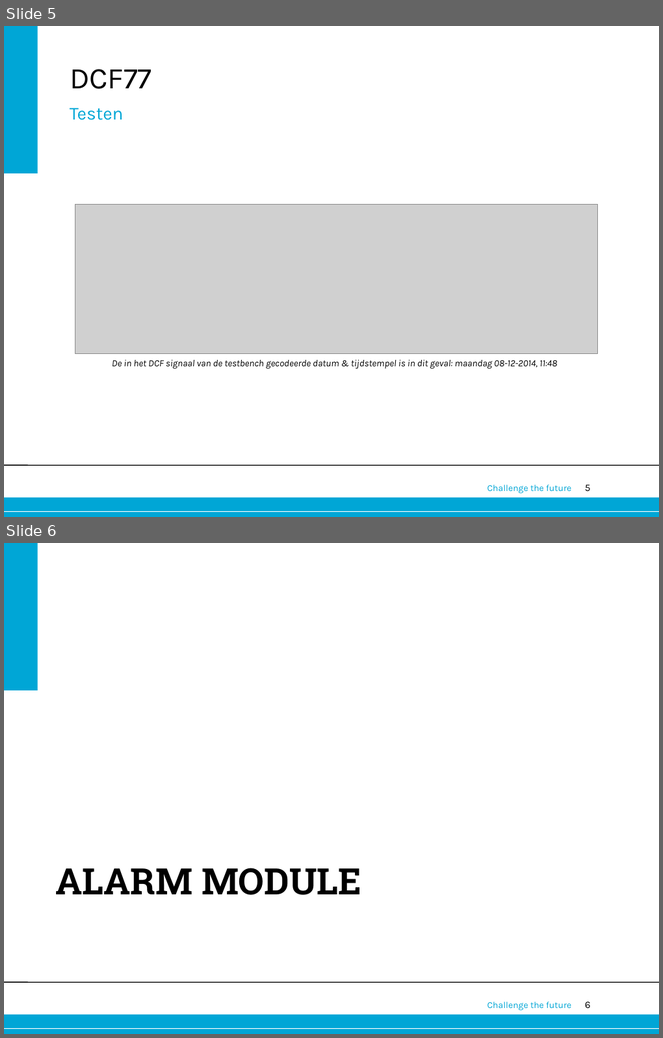
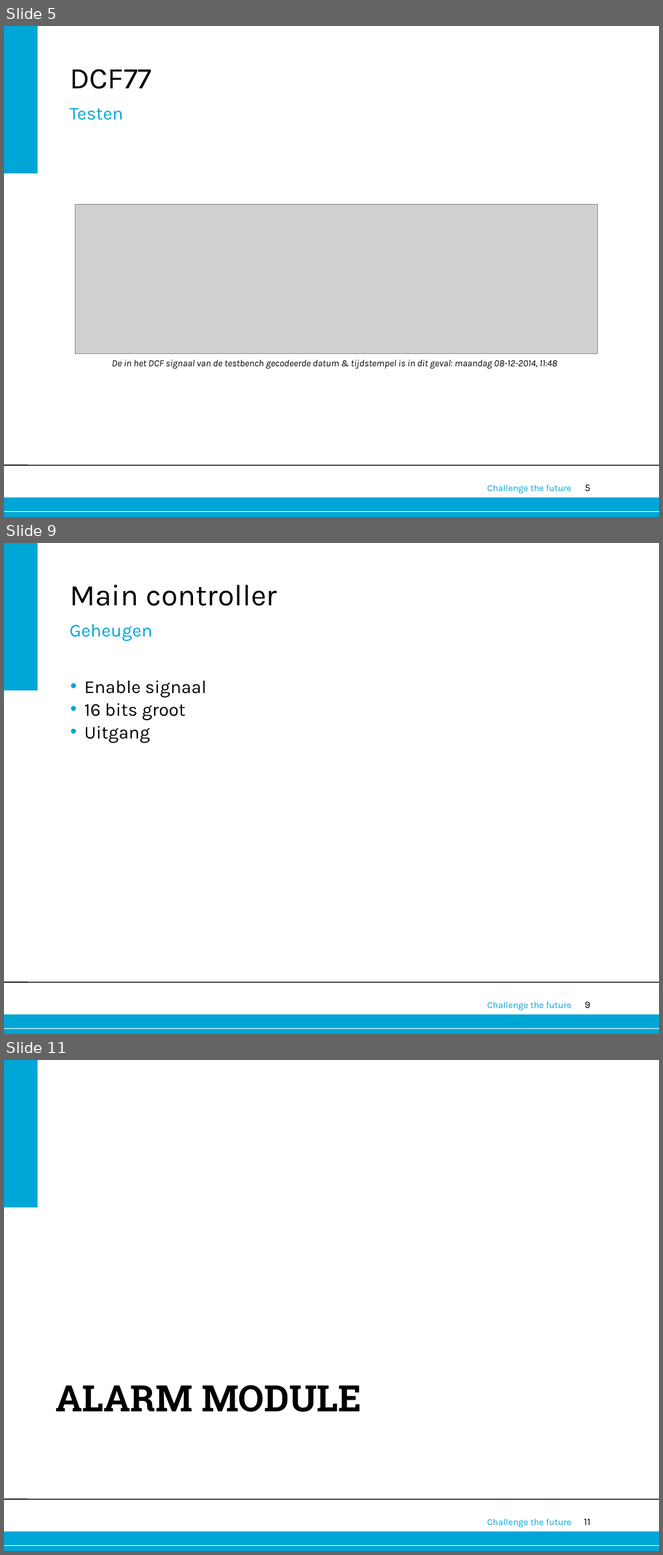
Before and after one commit to Alex-Oudsen/EPO-3, a slide deck: Presentatie/Presentatie groep A1.pptx. Shown one above the other, each under a label of ours: slides 5 and 6 before the commit, slides 5, 9 and 11 after it; the slides between them are not shown. The pictures are 663x1038 and 663x1555 pixels, drawn with LibreOffice and Linux fonts; fonts in the diff are those of the drawing; grey boxes stand for pictures; background and template pictures are left out. Boxes give left, top, right and bottom in pixels: in the first picture for what was removed or moved away, otherwise in the second. Text is boxed around its words. In the diff, an @@ line names an element or a change of style, - is before the commit and + after.

```diff
--- a/Presentatie/Presentatie groep A1.pptx
+++ b/Presentatie/Presentatie groep A1.pptx
@@ slide 9 added at [4, 543, 659, 1034], background #FFFFFF; not listed: 6 template elements that a slide beside it also shows @@
@@ title added at [70, 585, 277, 606], 33 pt, text #000000 @@
+Main controller
@@ text added at [70, 624, 153, 641], 20 pt, text #00A6D6 @@
+Geheugen
@@ text added at [85, 680, 207, 743], 20 pt, text #000000 @@
+• Enable signaal
+• 16 bits groot
+• Uitgang
@@ what was slide 6 is now slide 11 @@
@@ page number at [584, 1519, 590, 1525]: text changed @@
-6
+11
```
Also in this commit, not shown: 14 other slides added, 4 slides removed.
